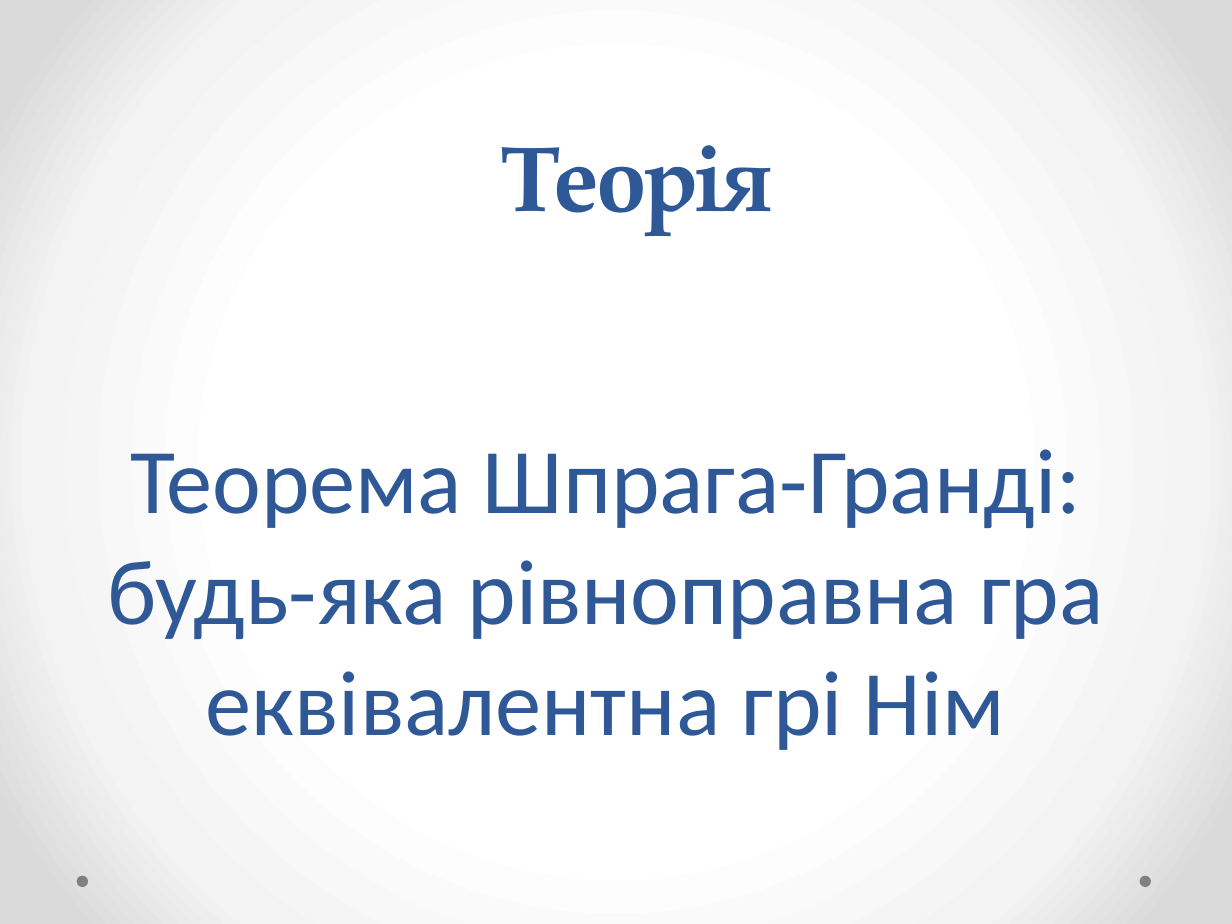
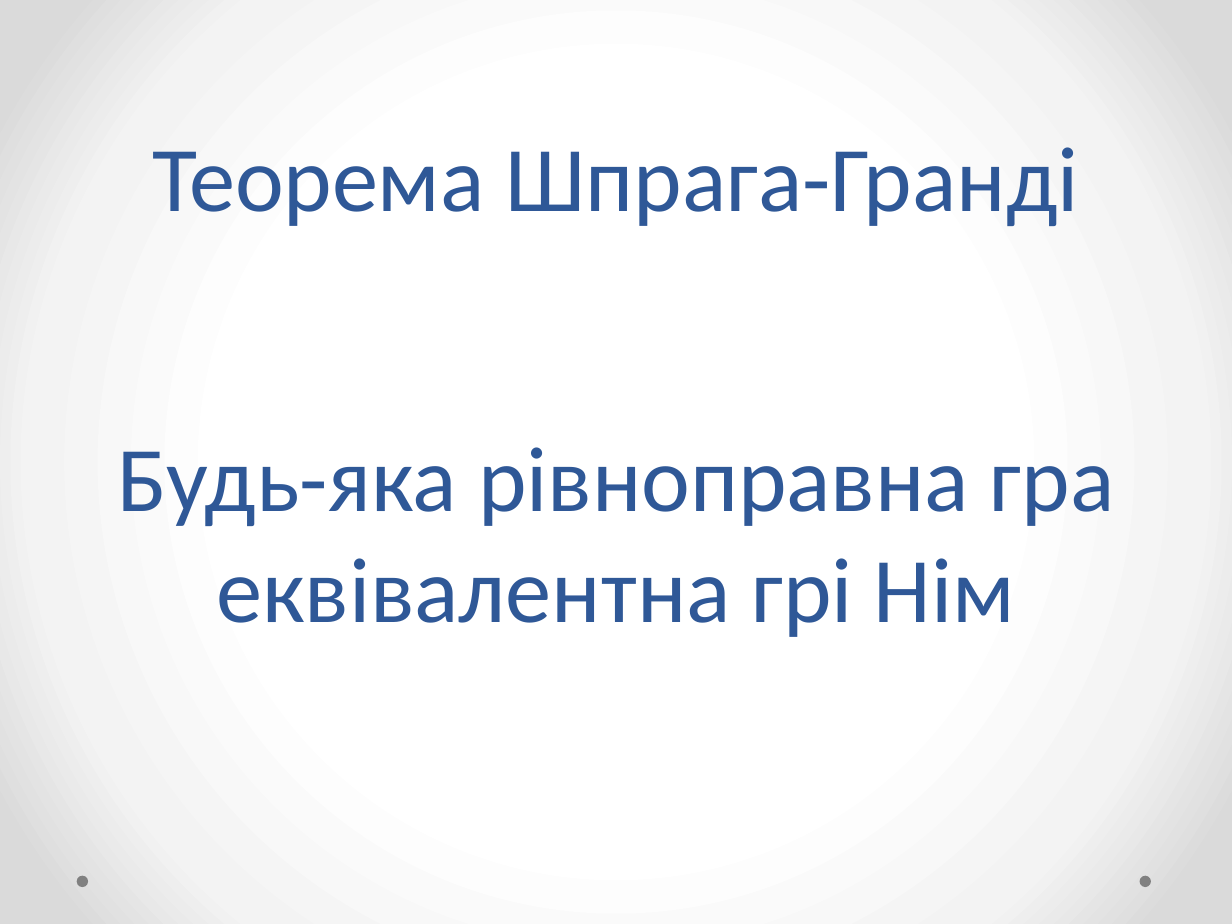
Before and after one commit to MarkiyanMatsekh/SpragueGrundyTheory, a slide deck: slide 9 of PaperWork/Presentation.pptx (slide 5 before the commit). Drawn at 1232x924 pixels with LibreOffice and Linux fonts; fonts in the diff are those of the drawing. Boxes give left, top, right and bottom in pixels: in the first picture for what was removed or moved away, otherwise in the second. Text is boxed around its words. In the diff, an @@ line names an element or a change of style, - is before the commit and + after.

```diff
--- a/PaperWork/Presentation.pptx
+++ b/PaperWork/Presentation.pptx
@@ text at (153, 147, 1079, 226): text changed; font TeX Gyre Pagella to Calibri; bold off @@
-Теорія
+Теорема Шпрага-Гранді
@@ title at (117, 447, 1115, 637): text changed @@
-Теорема Шпрага-Гранді:
-будь-яка рівноправна гра еквівалентна грі Нім
+Будь-яка рівноправна гра еквівалентна грі Нім
```
Also in this commit, not shown: 10 other slides changed, 12 slides added, 4 slides removed, 8 other files.
